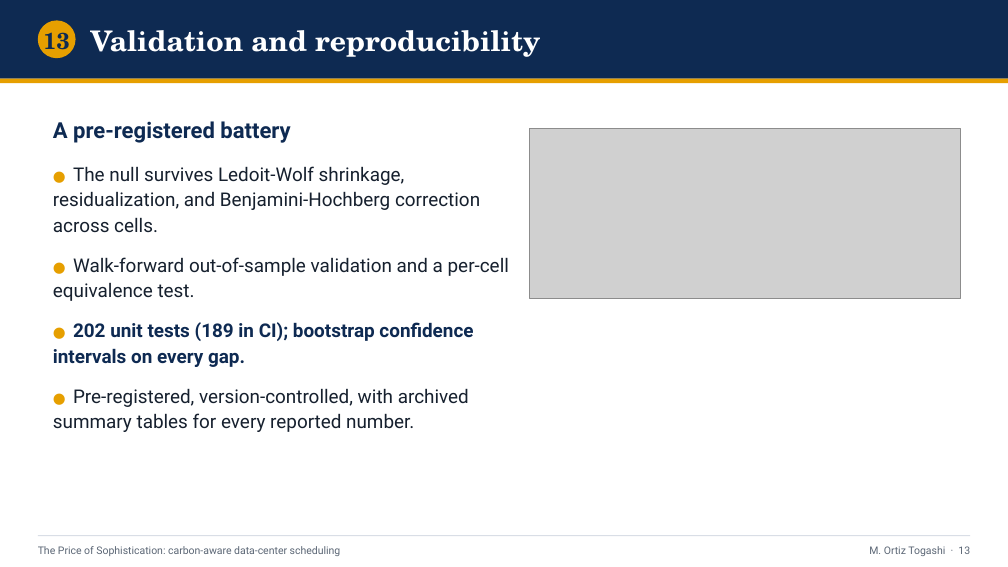
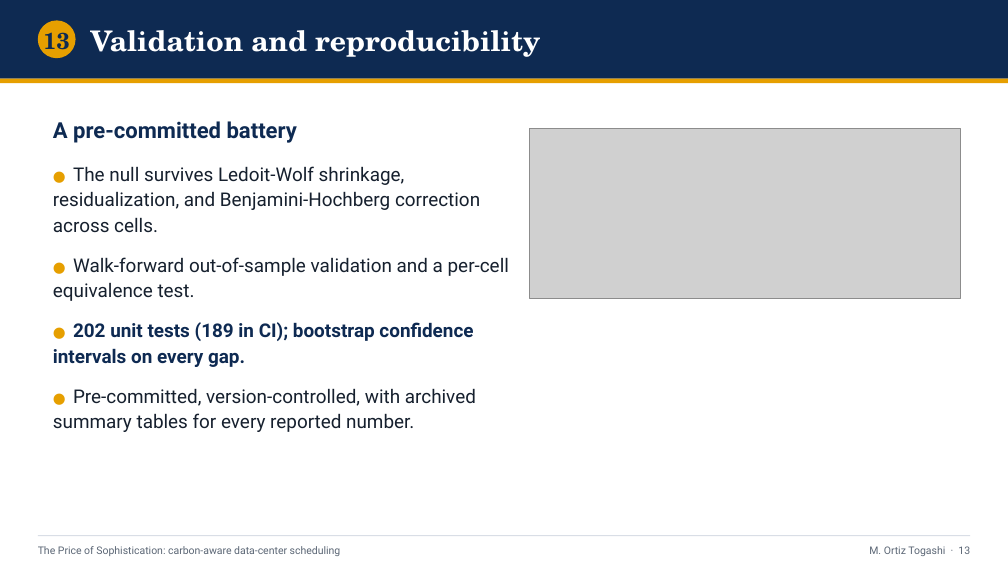
Before and after one commit to ma731/Capstone-in-Operations-Research, a slide deck: slide 13 of deck/capstone_defense.pptx. Drawn at 1008x567 pixels with LibreOffice and Linux fonts; fonts in the diff are those of the drawing; grey boxes stand for pictures. Boxes give left, top, right and bottom in pixels: in the first picture for what was removed or moved away, otherwise in the second. Text is boxed around its words. In the diff, an @@ line names an element or a change of style, - is before the commit and + after.

Commit message:
Soften "pre-registered" to "pre-committed" (accuracy)
The work was not registered on a public registry; what was actually done is a
commit-lock of the analysis pipeline and per-case config in version control
before the held-out 2025 year was evaluated. "Pre-registered" overstated that, so
replace it with "pre-committed" / "commit-locked" throughout and retitle to
"A Pre-Committed Falsification Test ...". The underlying discipline (commit-lock,
single held-out test read, positive control) is unchanged; only the label is made
accurate. Defensible evidence is the public commit history (config locked
2026-05-25, before the test read).

Applied to all five deliverables (capstone, full, two-column paper, poster v24,
deck) + README + snapshot README + the alternate poster_a0; the H0/H1 box now
defines the pre-committed design explicitly (commit-locked before the held-out
year). Also fixed poster_a0's stale "187 unit tests" -> 202. All recompiled/rebuilt.

```diff
--- a/deck/capstone_defense.pptx
+++ b/deck/capstone_defense.pptx
@@ text at (x1=53, y1=121, x2=297, y2=143): text changed @@
-A pre-registered battery
+A pre-committed battery
@@ text at (x1=53, y1=388, x2=476, y2=432): text changed @@
-● Pre-registered, version-controlled, with archived summary tables for every reported number.
+● Pre-committed, version-controlled, with archived summary tables for every reported number.
```
Also in this commit, not shown: 3 other slides changed, 14 other files.
